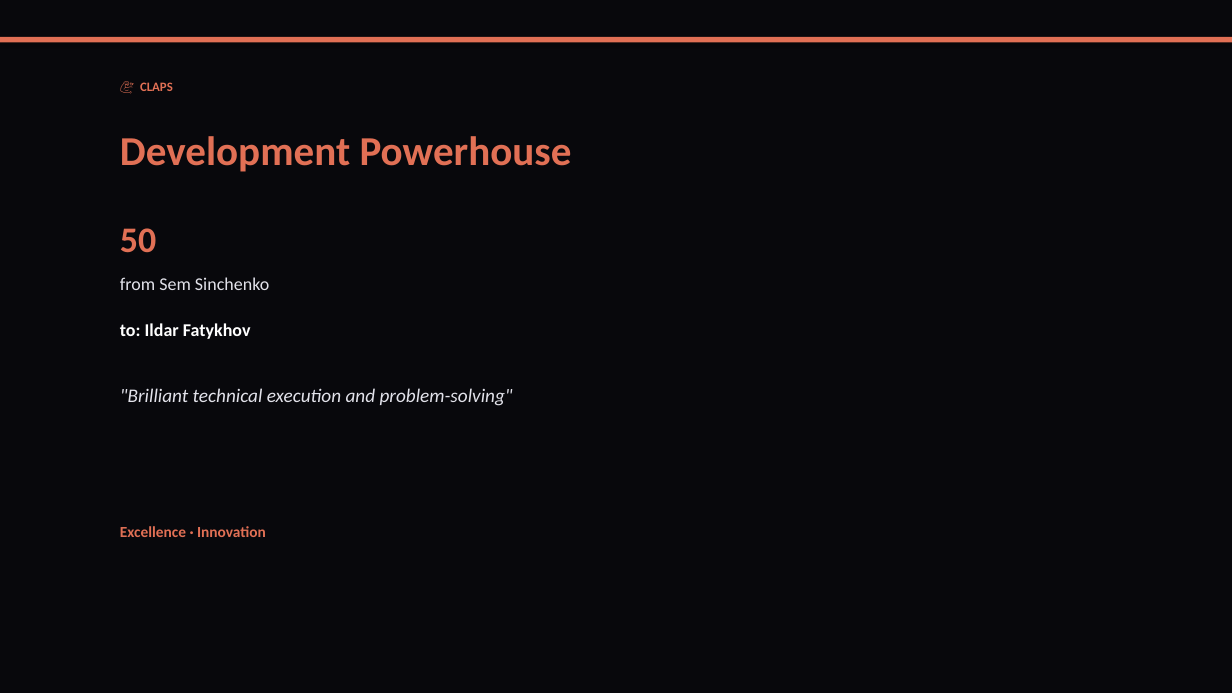
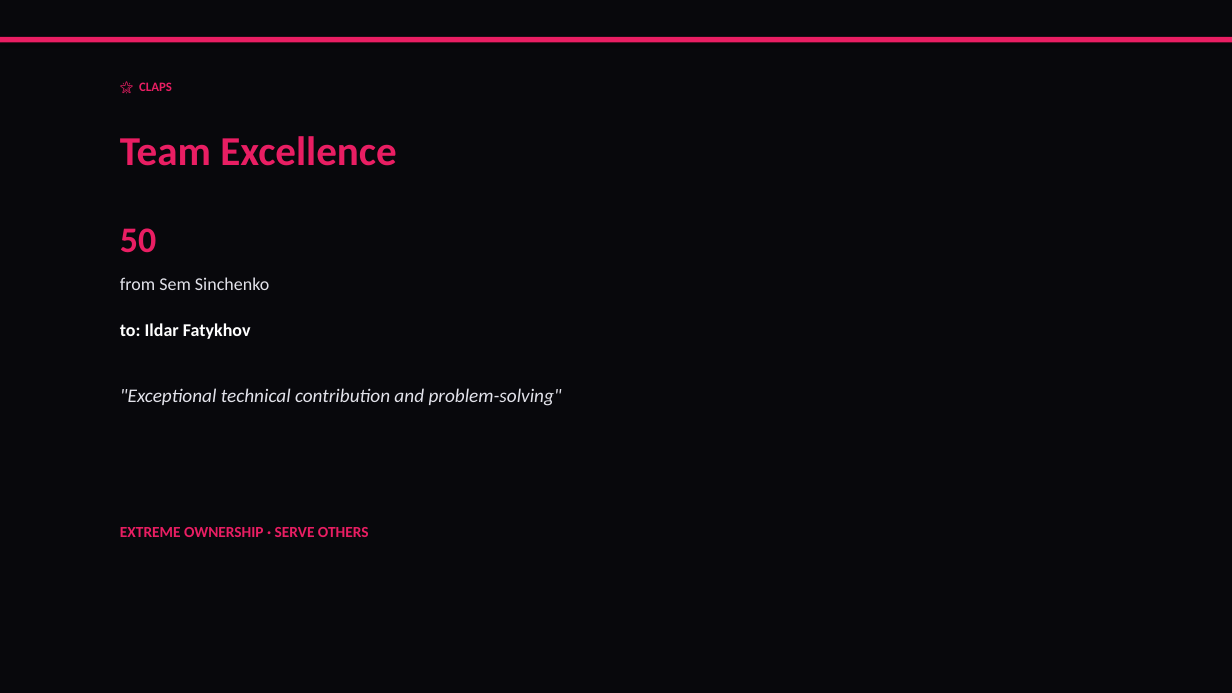
Before and after one commit to liliyagarifullina-maker/appodeal-pulse, a slide deck: slide 7 of data/archive/pulse_2026-03-12.pptx (slide 8 before the commit). Drawn at 1232x693 pixels with LibreOffice and Linux fonts; fonts in the diff are those of the drawing. Boxes give left, top, right and bottom in pixels: in the first picture for what was removed or moved away, otherwise in the second. Text is boxed around its words. In the diff, an @@ line names an element or a change of style, - is before the commit and + after.

```diff
--- a/data/archive/pulse_2026-03-12.pptx
+++ b/data/archive/pulse_2026-03-12.pptx
@@ rectangle at [0,37,1232,43]: fill #E17055 to #E91E63 @@
@@ text at [139,82,172,91]: text changed; text colour #E17055 to #E91E63 @@
-💪 CLAPS
+🌟 CLAPS
@@ text at [120,136,396,166]: text changed; text colour #E17055 to #E91E63 @@
-Development Powerhouse
+Team Excellence
@@ text "50" at [120,228,156,253]: text colour #E17055 to #E91E63 @@
@@ text at [120,388,562,406]: text changed @@
-"Brilliant technical execution and problem-solving"
+"Exceptional technical contribution and problem-solving"
@@ text at [120,527,369,537]: text changed; text colour #E17055 to #E91E63 @@
-Excellence · Innovation
+EXTREME OWNERSHIP · SERVE OTHERS
```
Also in this commit, not shown: 13 other slides changed, 2 slides added, 3 slides removed, 2 other files.
